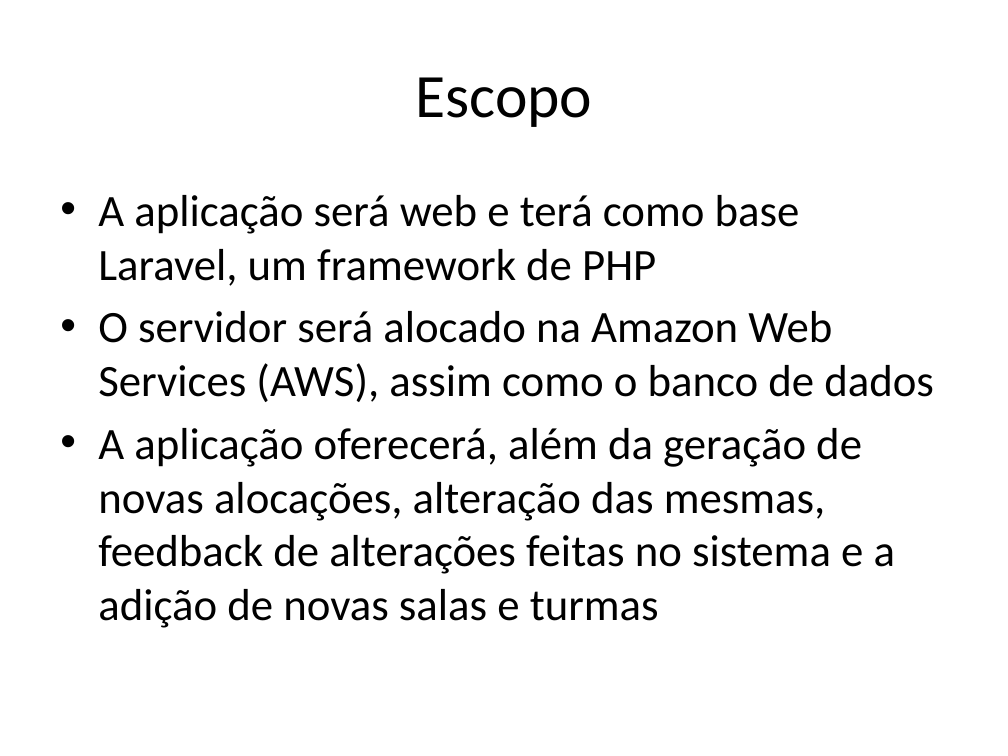
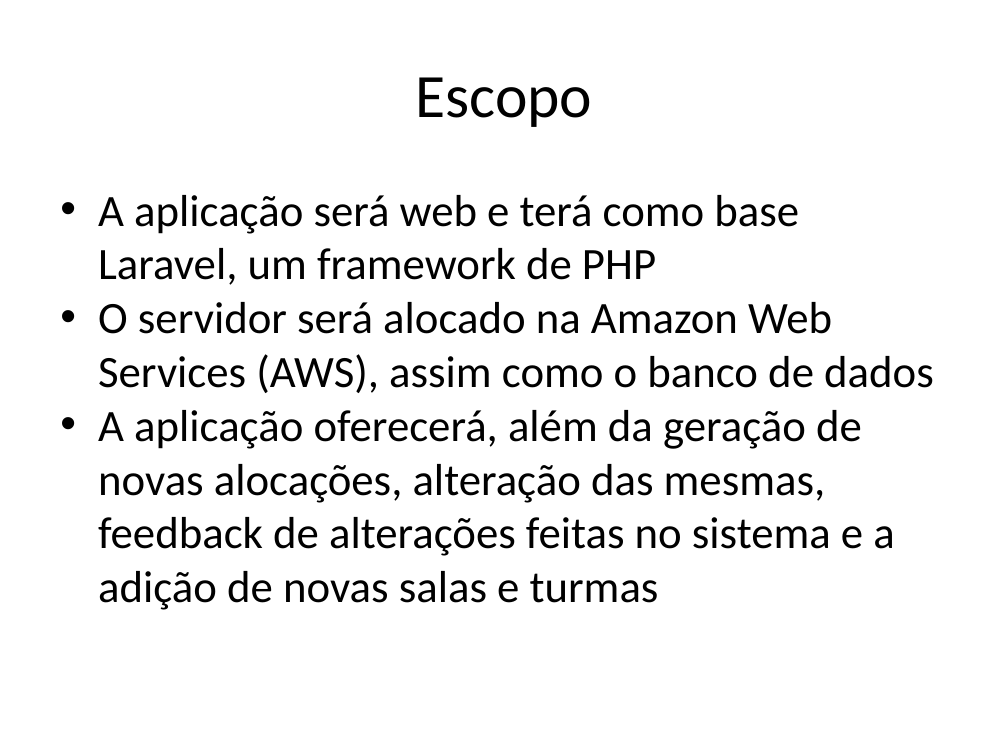
Before and after one commit to brunoccst/GerenciamentoDeEspacoFisico, a slide deck: slide 4 of T3/Apresentação.pptx. Drawn at 1008x756 pixels with LibreOffice and Linux fonts; fonts in the diff are those of the drawing. Boxes give left, top, right and bottom in pixels: in the first picture for what was removed or moved away, otherwise in the second. Text is boxed around its words. In the diff, an @@ line names an element or a change of style, - is before the commit and + after.

```diff
--- a/T3/Apresentação.pptx
+++ b/T3/Apresentação.pptx
@@ text "A aplicação será web e ..." at (98, 195, 934, 610): indent changed; less space between paragraphs @@
```
Also in this commit, not shown: 4 other slides changed.
